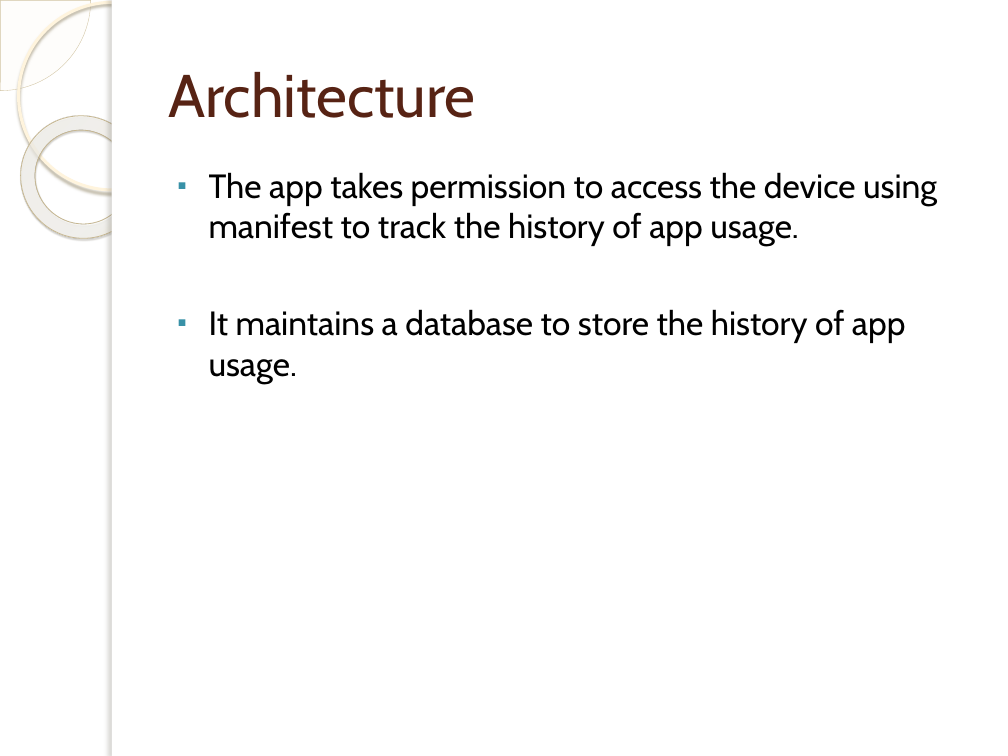
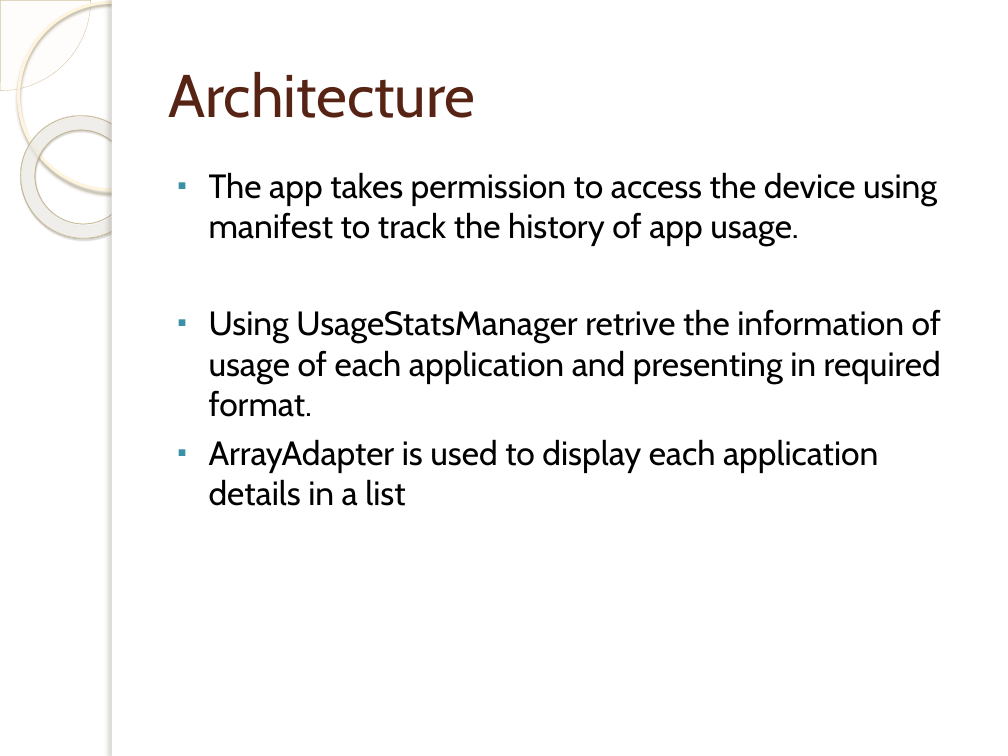
Before and after one commit to sriharsharao/Know_Your_App_Usage, a slide deck: slide 5 of PHONE OBSESSION DETECTOR.pptx. Drawn at 1008x756 pixels with LibreOffice and Linux fonts; fonts in the diff are those of the drawing; background and template pictures are left out. Boxes give left, top, right and bottom in pixels: in the first picture for what was removed or moved away, otherwise in the second. Text is boxed around its words. In the diff, an @@ line names an element or a change of style, - is before the commit and + after.

```diff
--- a/PHONE OBSESSION DETECTOR.pptx
+++ b/PHONE OBSESSION DETECTOR.pptx
@@ text at (209, 309, 941, 506): text changed @@
-▪ It maintains a database to store the history of app usage.
+▪ Using UsageStatsManager retrive the information of usage of each application and presenting in required format.
+▪ ArrayAdapter is used to display each application details in a list
```
